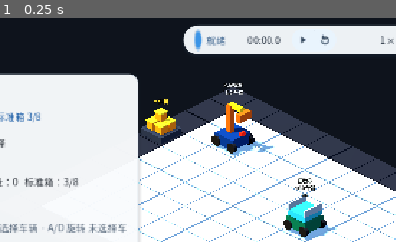
Above: before the commit, frame 1.
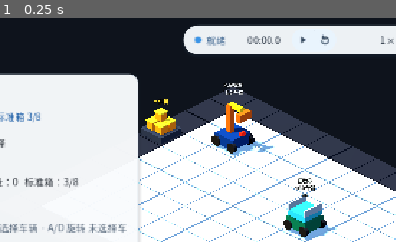
Above: after the commit, the same moment.

Repository: Ri0n72Y/automata
Game: Godot game, scene res://scenes/scene_01/scene_01_basic_packing.tscn
Same seed, same stepped clock (60 frames per second), same inputs: the game is played once before the commit and once after it.
Inputs:
- Up to frame 1 (0.25 s): no input
The pictures show only the part of the screen within x 11-61%, y 0-50%; the shares and areas given below are measured in that part.

The runs differ from the first frame. In frame 1, 0.1% of the frame differs, in the area x 48-52%, y 4-16%.

Commit message:
[codex]fix(scene-01): preserve lifecycle status dot aspect

Diff:
--- a/scenes/scene_01/components/scene_01_lifecycle_controls.tscn
+++ b/scenes/scene_01/components/scene_01_lifecycle_controls.tscn
@@ -136,7 +136,9 @@
 unique_name_in_owner = true
 custom_minimum_size = Vector2(12, 12)
 layout_mode = 2
+size_flags_vertical = 4
 texture = ExtResource("6_dot")
+stretch_mode = 5
 modulate = Color(0.23, 0.58, 0.9, 1)
 
 [node name="StateLabel" type="Label" parent="RootControl/Panel/Margin/Controls/StatusGroup"]
--- a/tests/scene_01/scene_01_ui_information_architecture_test.gd
+++ b/tests/scene_01/scene_01_ui_information_architecture_test.gd
@@ -60,6 +60,8 @@
 	_expect_true(run_reset_group != null and run_button != null and reset_button != null, "Play/Pause and Reset should share one compact control group.")
 	_expect_true(not lifecycle_speed.fit_to_longest_item, "Speed selector should stay compact instead of reserving long dropdown width.")
 	_expect_true(lifecycle_dot.custom_minimum_size.x >= 12.0, "Status dot should keep the larger design-reference size.")
+	_expect_equal(lifecycle_dot.size_flags_vertical, Control.SIZE_SHRINK_CENTER, "Status dot should not stretch to the lifecycle row height.")
+	_expect_equal(lifecycle_dot.stretch_mode, TextureRect.STRETCH_KEEP_ASPECT_CENTERED, "Status dot texture should preserve a circular aspect ratio.")
 	_expect_true(run_button.text.is_empty() and reset_button.text.is_empty(), "Lifecycle actions should use SVG icons rather than font glyphs.")
 	_expect_true(run_button.icon != null and reset_button.icon != null, "Lifecycle action SVG icons should be present.")
 	_expect_equal(run_button.icon.get_class(), "DPITexture", "Lifecycle play/pause icon should import as DPITexture for UI oversampling.")
